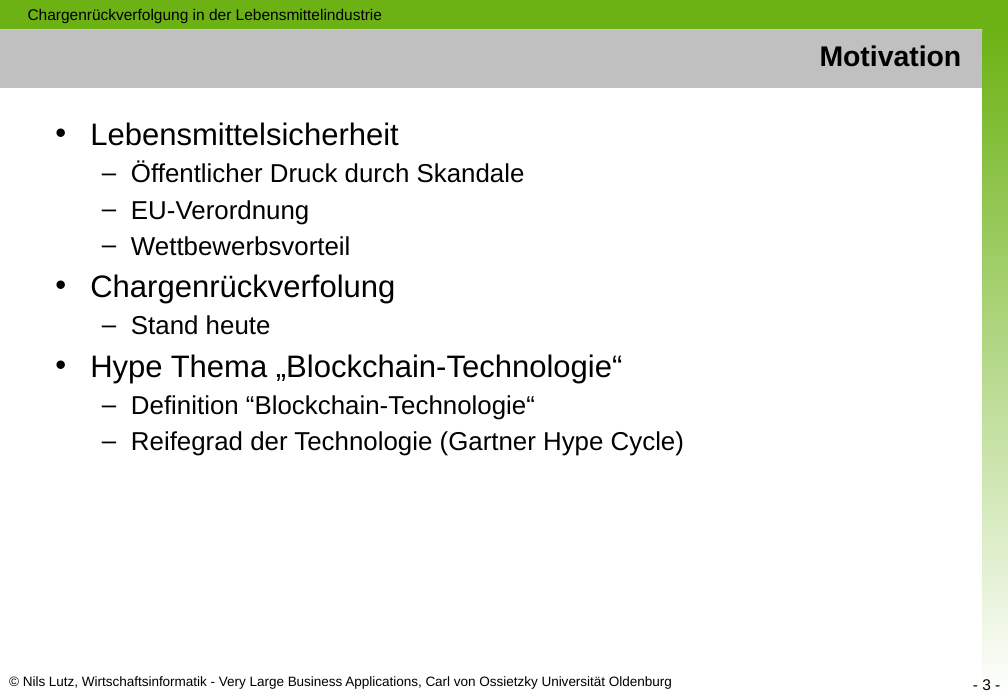
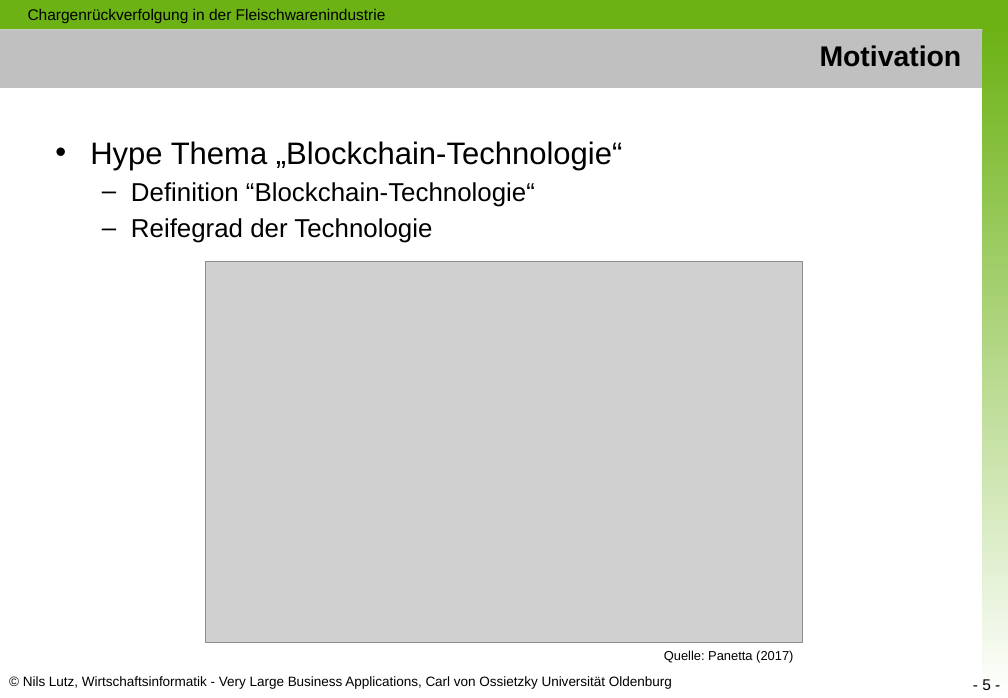
Before and after one commit to nimble-123/masterthesis, a slide deck: slide 5 of presentations/Proposal.pptx (slide 3 before the commit). Drawn at 1008x698 pixels with LibreOffice and Linux fonts; fonts in the diff are those of the drawing; grey boxes stand for pictures. Boxes give left, top, right and bottom in pixels: in the first picture for what was removed or moved away, otherwise in the second. Text is boxed around its words. In the diff, an @@ line names an element or a change of style, - is before the commit and + after.

```diff
--- a/presentations/Proposal.pptx
+++ b/presentations/Proposal.pptx
@@ text at box(28, 8, 386, 23): text changed @@
-Chargenrückverfolgung in der Lebensmittelindustrie
+Chargenrückverfolgung in der Fleischwarenindustrie
@@ text at box(90, 122, 525, 335): paragraphs removed @@
-• Lebensmittelsicherheit
-  – Öffentlicher Druck durch Skandale
-  – EU-Verordnung
-  – Wettbewerbsvorteil
-• Chargenrückverfolung
-  – Stand heute
@@ text at box(90, 141, 623, 170): line spacing 1 to 1.5 @@
@@ text at box(131, 218, 432, 243): text changed @@
-  – Reifegrad der Technologie (Gartner Hype Cycle)
+  – Reifegrad der Technologie
@@ picture added at box(206, 262, 803, 643) @@
@@ text added at box(664, 650, 793, 663), 10 pt, text #000000 @@
+Quelle: Panetta (2017)
@@ page number at box(982, 679, 991, 690): text changed @@
-- 3 -
+- 5 -
```
Also in this commit, not shown: 7 other slides changed, 5 slides added.
